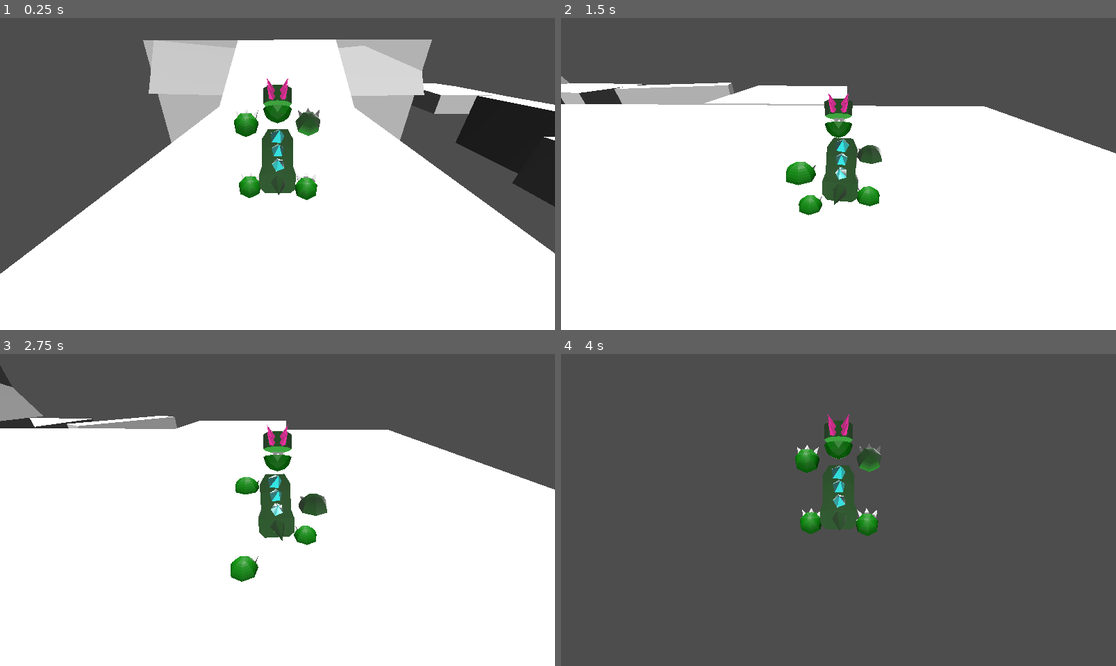
Above: before the commit, frames 1-4 (two rows, left to right).
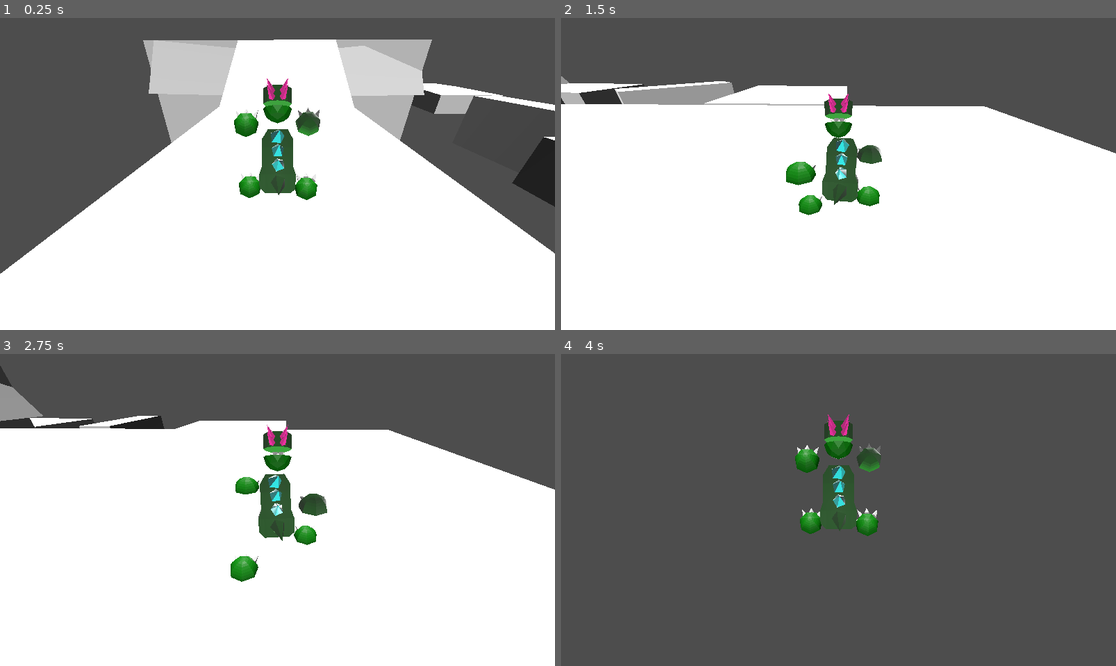
Above: after the commit, the same moments.

Repository: bazylevnik0/dinokid
Game: Godot game, scene res://school.tscn
The game is run twice, just before and just after one commit, with the same random seed, the same clock (stepped at 60 frames per second) and the same inputs. This scene is started directly instead of the project's main scene.
Inputs:
- Up to frame 1 (0.25 s): no input
- Up to frame 2 (1.5 s): hold Right (move_right) 0.53-1.28 s; tap Z (key_a) at 0.6 s; tap Space (jump) at 0.77 s; hold Down (move_backward) from 1.28 s (still down); tap X (key_b) at 1.35 s
- Up to frame 3 (2.75 s): tap Space (jump) at 1.52 s; release Down (move_backward) at 2.03 s; hold Right (move_right) from 2.03 s (still down); tap Z (key_a) at 2.1 s
- Up to frame 4 (4 s): release Right (move_right) at 2.78 s; hold Up (move_forward) 2.78-3.53 s; tap X (key_b) at 2.85 s; tap Space (jump) at 3.02, 3.77 s; hold Left (move_left) from 3.53 s (still down); tap Z (key_a) at 3.6 s

The runs differ from the first frame. In frame 1, 2.8% of the frame differs, in the area x 82-100%, y 24-50%; in frame 2, 1.2%; in frame 3, 0.5%; in frame 4, nothing differs.
Error in both runs: Attempt to call function 'play' in base 'null instance' on a null instance. (res://Player.gd:18)

Commit message:
fix rotate in school

Diff:
--- a/school.gd
+++ b/school.gd
@@ -9,4 +9,5 @@
 # Called every frame. 'delta' is the elapsed time since the previous frame.
 func _process(delta):
 	$StaticBody3D/school/AnimationPlayer.play("Animation")
+	$StaticBody3D/CollisionRotate.rotate_y(0.01)
 	pass
Binary file changed: school.glb
Not shown, changed: school.blend
Not shown, changed: school.blend1
